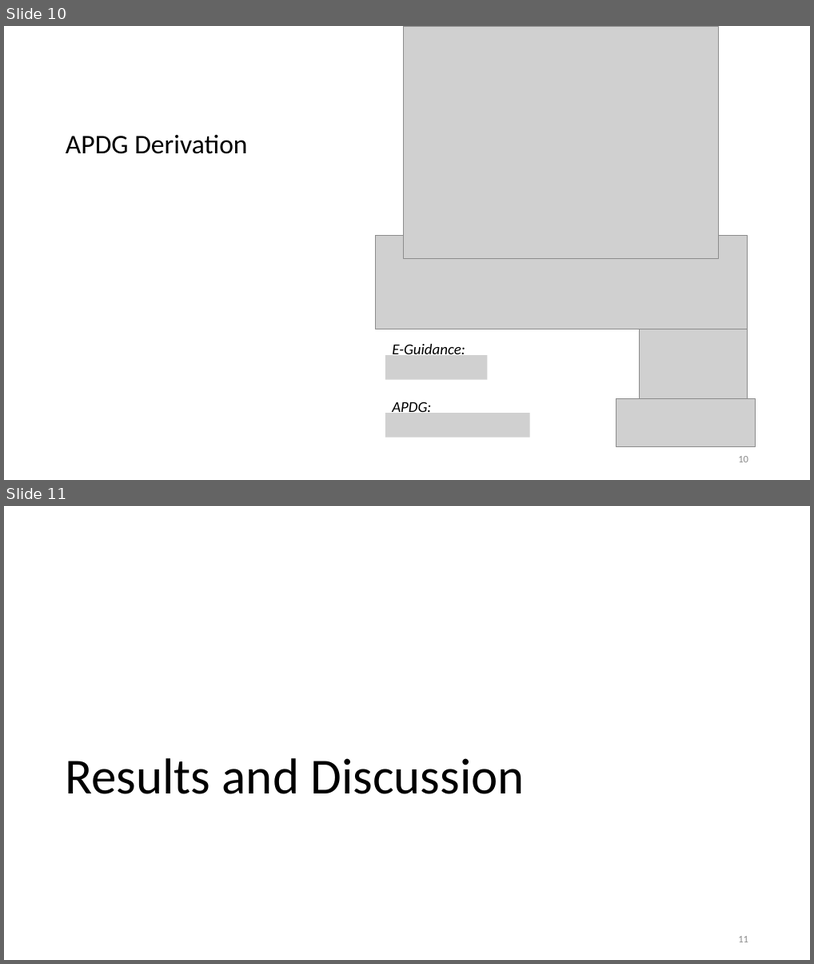
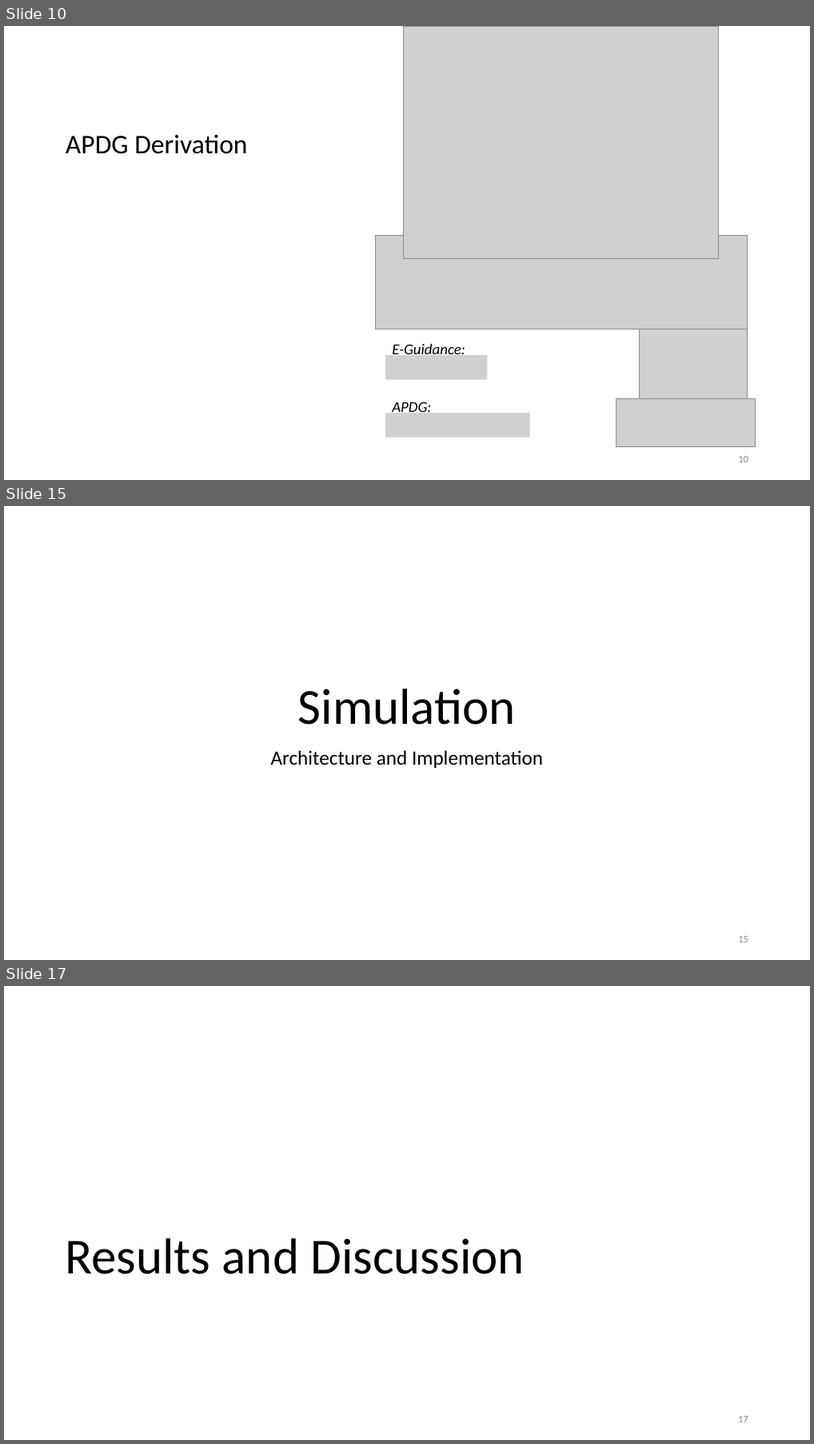
Before and after one commit to ldstrohl/Thesis, a slide deck: Written/Defense/Defense.pptx. Shown one above the other, each under a label of ours: slides 10 and 11 before the commit, slides 10, 15 and 17 after it; the slides between them are not shown. The pictures are 814x964 and 814x1444 pixels, drawn with LibreOffice and Linux fonts; fonts in the diff are those of the drawing; grey boxes stand for pictures. Boxes give left, top, right and bottom in pixels: in the first picture for what was removed or moved away, otherwise in the second. Text is boxed around its words. In the diff, an @@ line names an element or a change of style, - is before the commit and + after.

Commit message:
Finished PDI methodology, started simulation
Finished tgo and PDI, made architecture diagram

```diff
--- a/Written/Defense/Defense.pptx
+++ b/Written/Defense/Defense.pptx
@@ slide 15 added at bbox=[4, 506, 810, 960], background #FFFFFF @@
@@ title added at bbox=[298, 688, 516, 724], 60 pt, text #000000 @@
+Simulation
@@ subtitle added at bbox=[271, 750, 543, 768], 24 pt, text #000000 @@
+Architecture and Implementation
@@ page number added at bbox=[738, 936, 749, 942], 12 pt, text #8C8C8C @@
+15
@@ what was slide 11 is now slide 17 @@
@@ page number at bbox=[738, 1416, 749, 1422]: text changed @@
-11
+17
```
Also in this commit, not shown: 1 slide changed, 5 other slides added.
